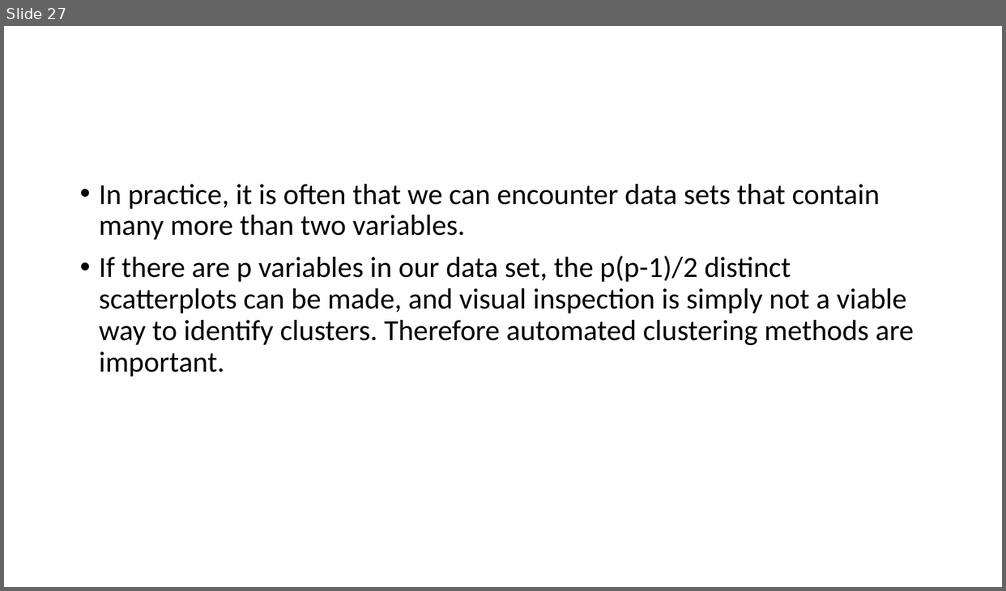
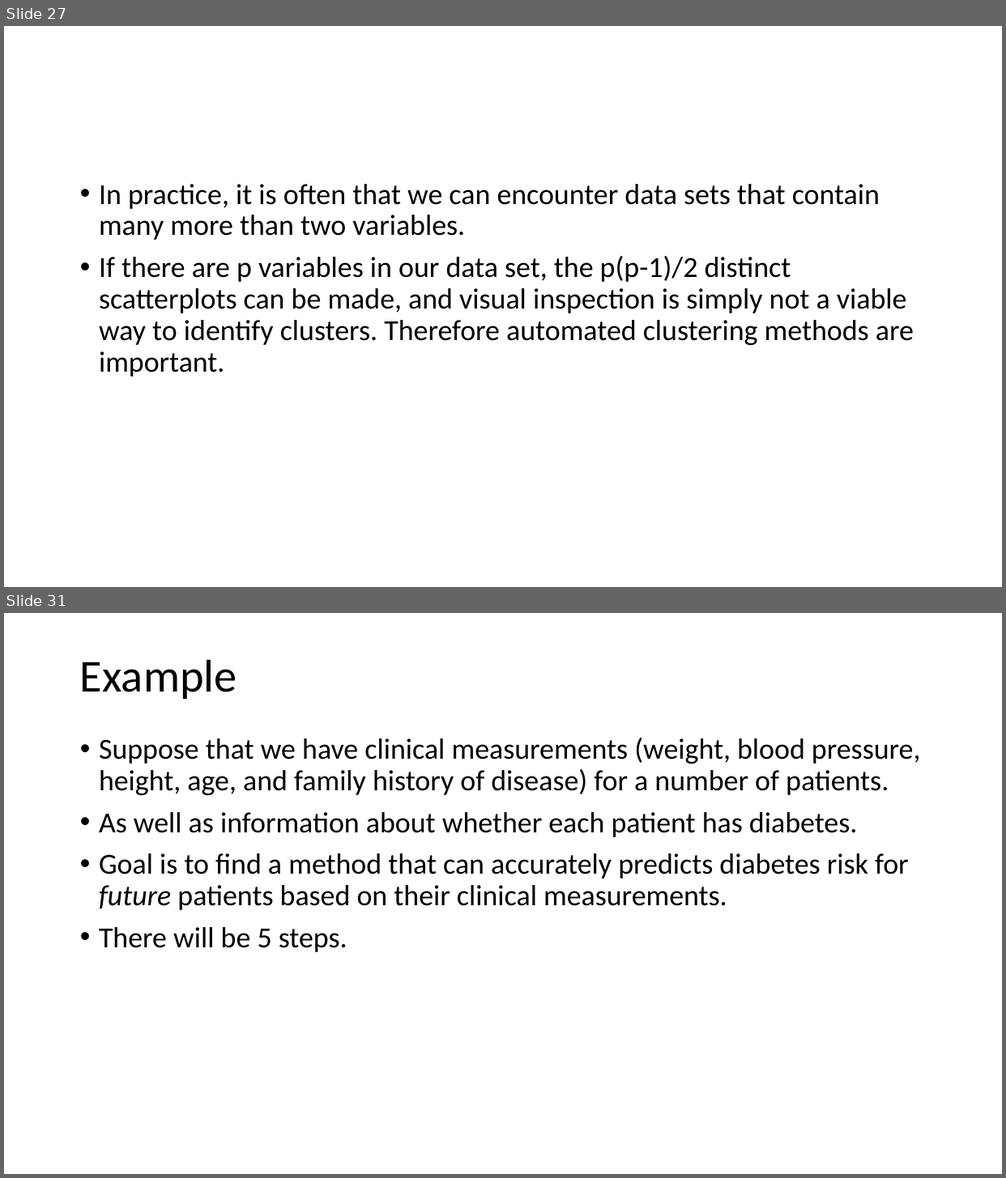
Before and after one commit to TseChapman/PresentationMaterials, a slide deck: Presentation Materials/Chapter 2/Chapter 2 Presentation.pptx. Shown one above the other, each under a label of ours: slide 27 before the commit, slides 27 and 31 after it; the slides between them are not shown. The pictures are 1006x591 and 1006x1178 pixels, drawn with LibreOffice and Linux fonts; fonts in the diff are those of the drawing. Boxes give left, top, right and bottom in pixels: in the first picture for what was removed or moved away, otherwise in the second. Text is boxed around its words. In the diff, an @@ line names an element or a change of style, - is before the commit and + after.

```diff
--- a/Presentation Materials/Chapter 2/Chapter 2 Presentation.pptx
+++ b/Presentation Materials/Chapter 2/Chapter 2 Presentation.pptx
@@ slide 31 added at (x1=4, y1=613, x2=1002, y2=1174), background #FFFFFF @@
@@ title added at (x1=80, y1=659, x2=237, y2=699), 44 pt, text #000000 @@
+Example
@@ text added at (x1=99, y1=738, x2=920, y2=952), 28 pt, text #000000 @@
+• Suppose that we have clinical measurements (weight, blood pressure, height, age, and family history of disease) for a number of patients.
+• As well as information about whether each patient has diabetes.
+• Goal is to find a method that can accurately predicts diabetes risk for future patients based on their clinical measurements.
+• There will be 5 steps.
```
Also in this commit, not shown: 3 slides changed, 3 other slides added, 1 slide removed, 52 other files.
